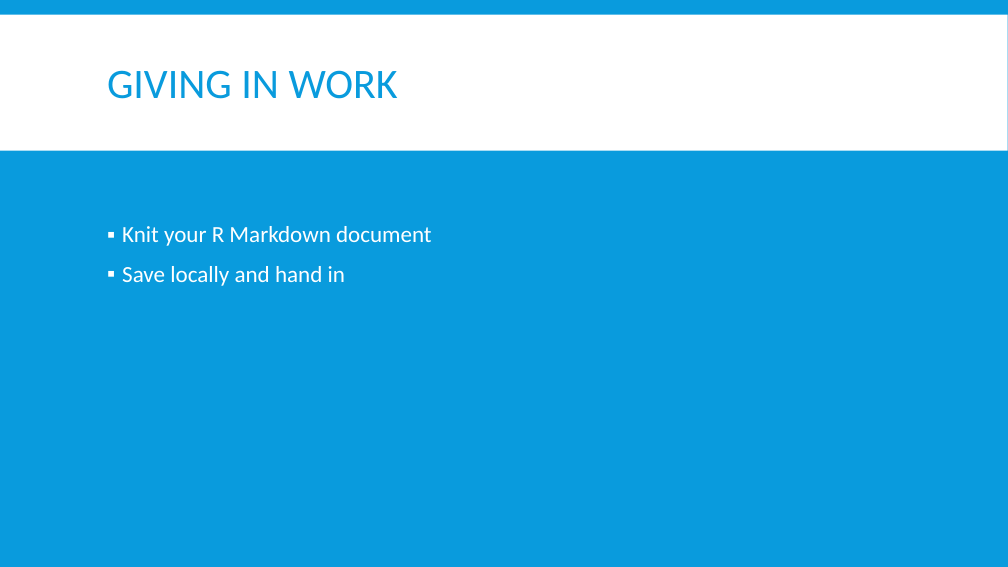
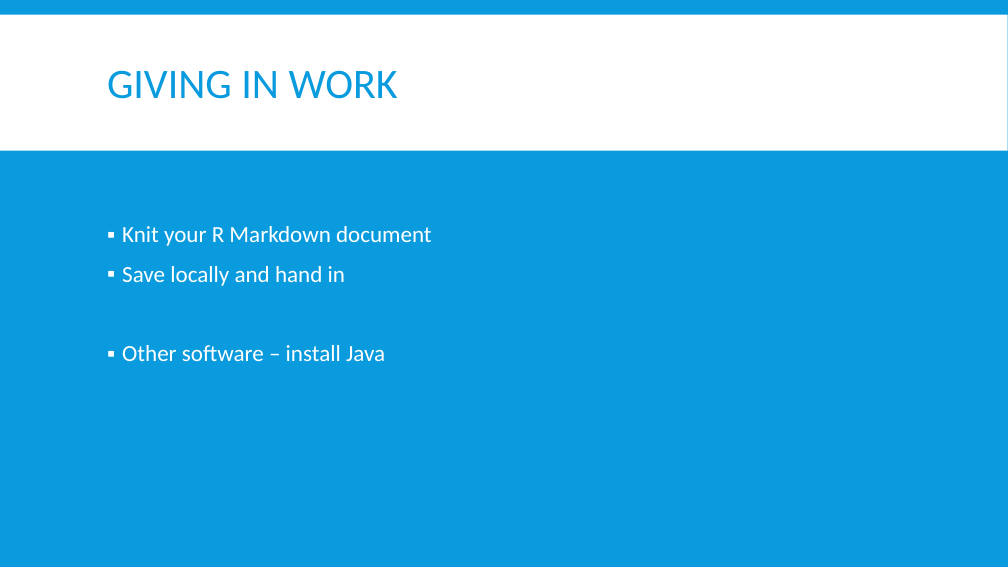
Before and after one commit to FOS-MDS/r_introduction, a slide deck: slide 6 of source/Lecture-Slides_R-StudioCloud_20200831.pptx. Drawn at 1008x567 pixels with LibreOffice and Linux fonts; fonts in the diff are those of the drawing. Boxes give left, top, right and bottom in pixels: in the first picture for what was removed or moved away, otherwise in the second. Text is boxed around its words. In the diff, an @@ line names an element or a change of style, - is before the commit and + after.

```diff
--- a/source/Lecture-Slides_R-StudioCloud_20200831.pptx
+++ b/source/Lecture-Slides_R-StudioCloud_20200831.pptx
@@ text at bbox=[122, 345, 385, 361]: paragraph added @@
+▪ Other software – install Java
```
Also in this commit, not shown: 4 other slides changed, 12 other files.
